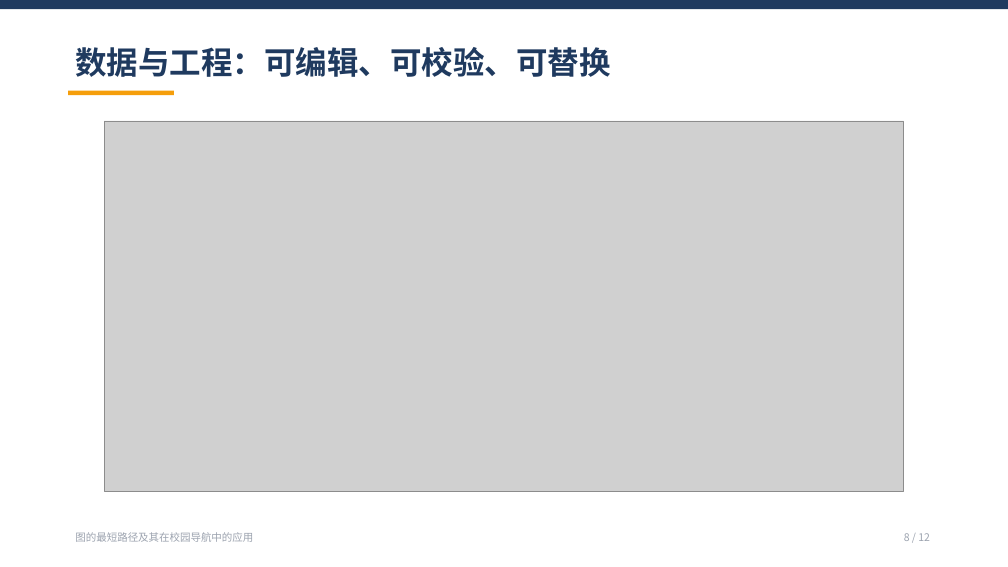
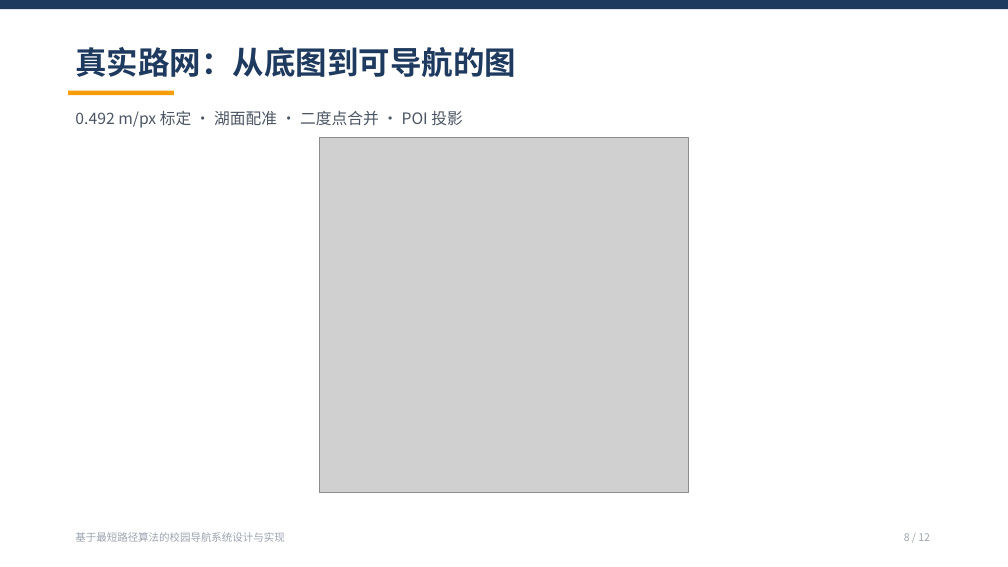
Before and after one commit to CR7Jialuo/UseOfTu, a slide deck: slide 8 of docs/答辩演示.pptx. Drawn at 1008x567 pixels with LibreOffice and Linux fonts; fonts in the diff are those of the drawing; grey boxes stand for pictures. Boxes give left, top, right and bottom in pixels: in the first picture for what was removed or moved away, otherwise in the second. Text is boxed around its words. In the diff, an @@ line names an element or a change of style, - is before the commit and + after.

Commit message:
feat: 真实路网报告插图、PPT 改版(12 页)、提交包刷新

```diff
--- a/docs/答辩演示.pptx
+++ b/docs/答辩演示.pptx
@@ text at (75, 47, 516, 77): text changed @@
-数据与工程：可编辑、可校验、可替换
+真实路网：从底图到可导航的图
@@ text added at (75, 111, 462, 128), 15 pt, text #4B5563 @@
+0.492 m/px 标定 · 湖面配准 · 二度点合并 · POI 投影
@@ picture removed at (104, 121, 904, 492) @@
@@ picture added at (320, 138, 688, 493) @@
@@ text at (75, 532, 284, 542): text changed @@
-图的最短路径及其在校园导航中的应用
+基于最短路径算法的校园导航系统设计与实现
```
Also in this commit, not shown: 11 other slides changed, 9 other files.
